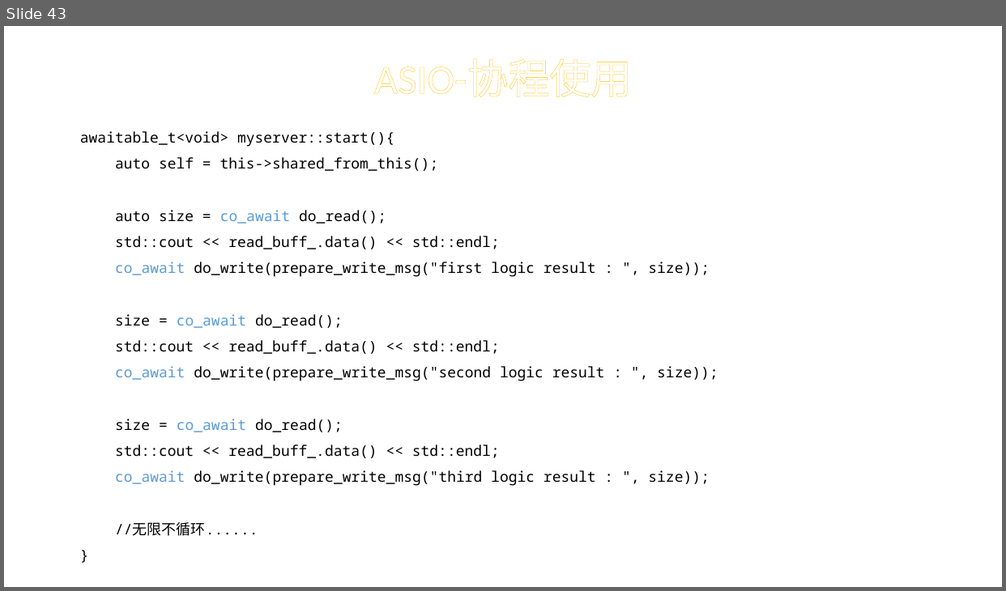
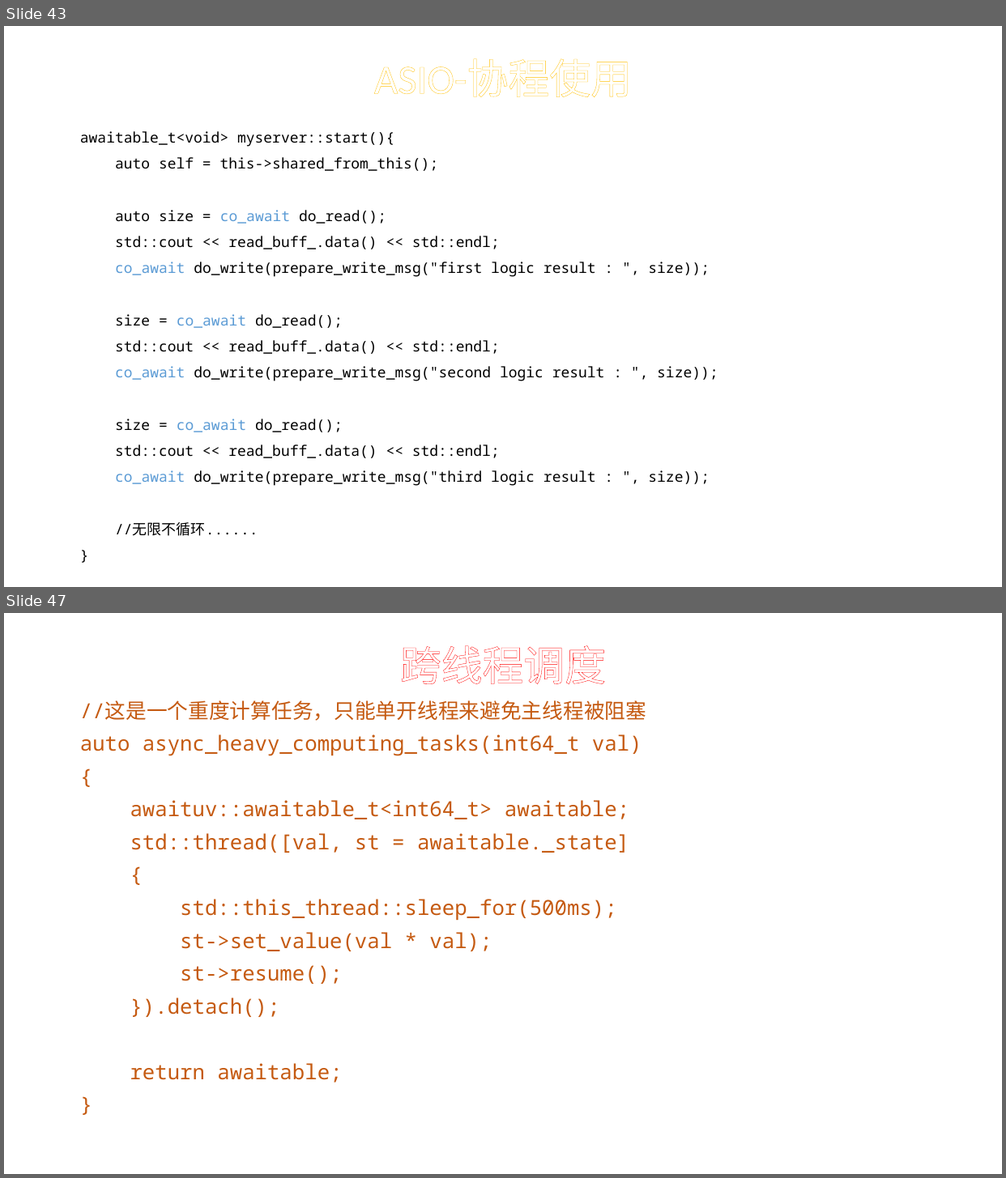
Before and after one commit to tearshark/resumef, a slide deck: Resumef实践.pptx. Shown one above the other, each under a label of ours: slide 43 before the commit, slides 43 and 47 after it; the slides between them are not shown. The pictures are 1006x591 and 1006x1178 pixels, drawn with LibreOffice and Linux fonts; fonts in the diff are those of the drawing. Boxes give left, top, right and bottom in pixels: in the first picture for what was removed or moved away, otherwise in the second. Text is boxed around its words. In the diff, an @@ line names an element or a change of style, - is before the commit and + after.

```diff
--- a/Resumef实践.pptx
+++ b/Resumef实践.pptx
@@ slide 47 added at (x1=4, y1=613, x2=1002, y2=1174), background #FFFFFF @@
@@ title added at (x1=400, y1=645, x2=606, y2=684), 39.6 pt, text #FFFFFF @@
+跨线程调度
@@ text added at (x1=80, y1=700, x2=646, y2=1083), 20 pt, text #C55A11 @@
+//这是一个重度计算任务，只能单开线程来避免主线程被阻塞
+auto async_heavy_computing_tasks(int64_t val)
+{
+awaituv::awaitable_t<int64_t> awaitable;
+std::thread([val, st = awaitable._state]
+{
+std::this_thread::sleep_for(500ms);
+st->set_value(val * val);
+st->resume();
+}).detach();
+return awaitable;
+}
```
Also in this commit, not shown: 10 other slides added, 1 other file.
